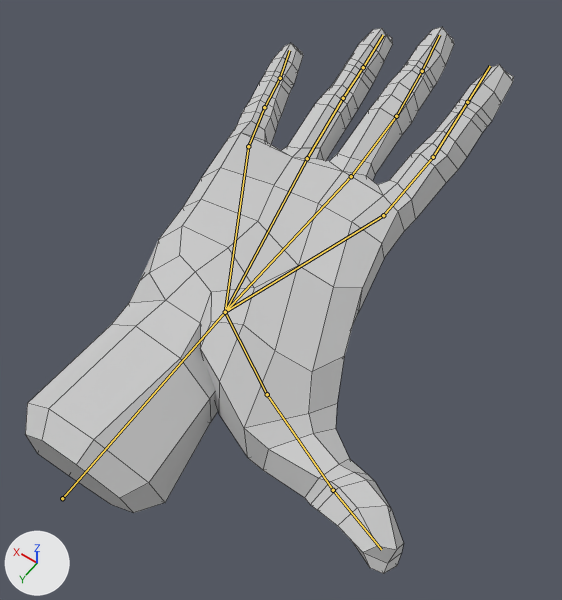
The Blender file RiggedLowpolyHand.blend, before and after one commit.
Before and after are seen from a 50 mm camera at (-6.73, 9.53, 13.54) aimed at (-0.72, 1.13, 0.34). The axes (+X, +Y, +Z) are drawn at lower left. The lights are the same throughout. Both versions are drawn at the pose saved in each file; the numbers are the values there. The bones that bend it are drawn over the model as lines. Mesh edges are drawn as thin lines.
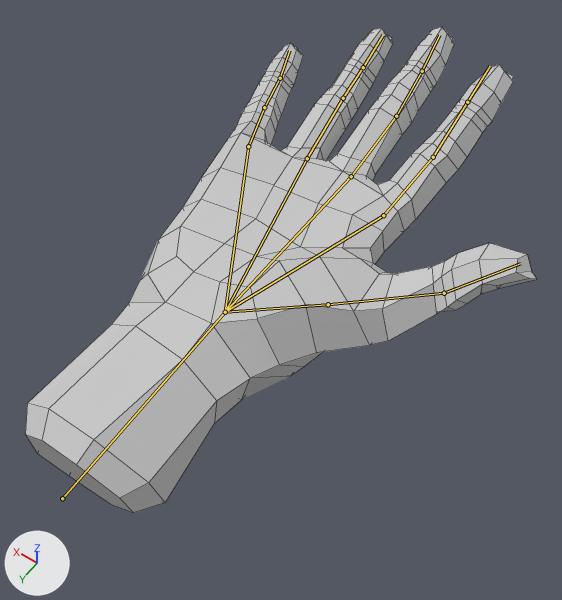
What the commit changed:
Bone 'Thumb.0' (bone_thumb_0) turns from (0, 0, 57) to (0, 0, 0) degrees about its own x, y and z.

Pixel boxes [x1, y1, x2, y2] of what changed, in the pictures (562 x 600 px):
'mesh', posed (11% shorter)
    before: [25, 27, 514, 574]
    after: [25, 27, 537, 513]
bone 'Thumb.0', root to tip
    before: (225, 312) to (267, 394)
    after: (225, 312) to (328, 304)
